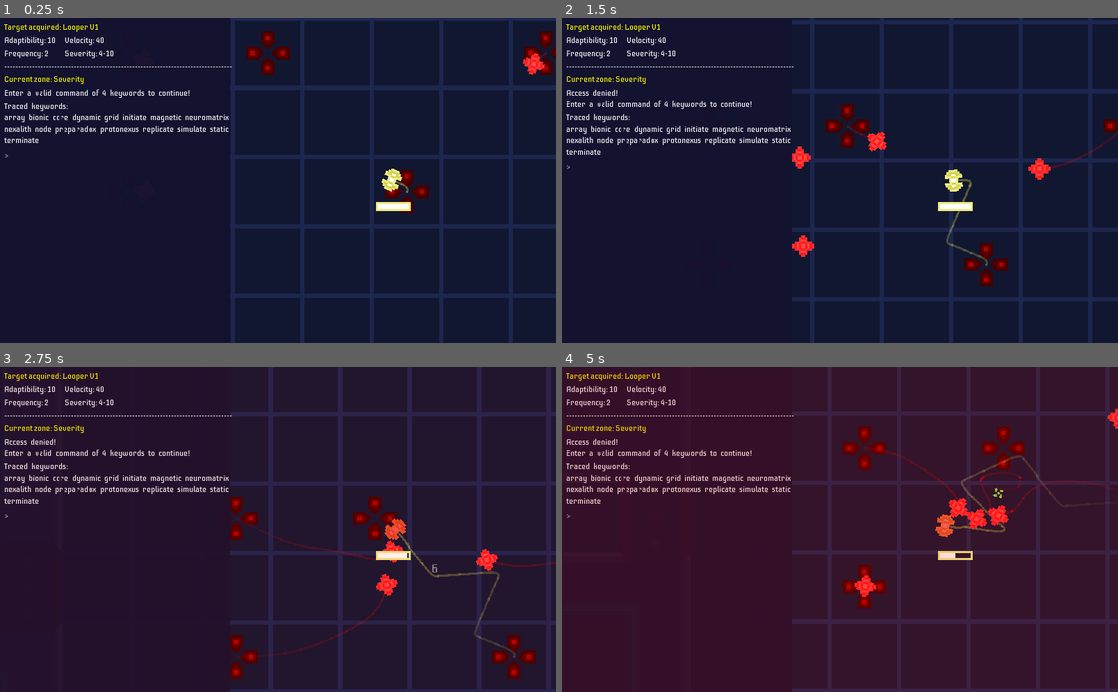
Above: before the commit, frames 1-4 (two rows, left to right).
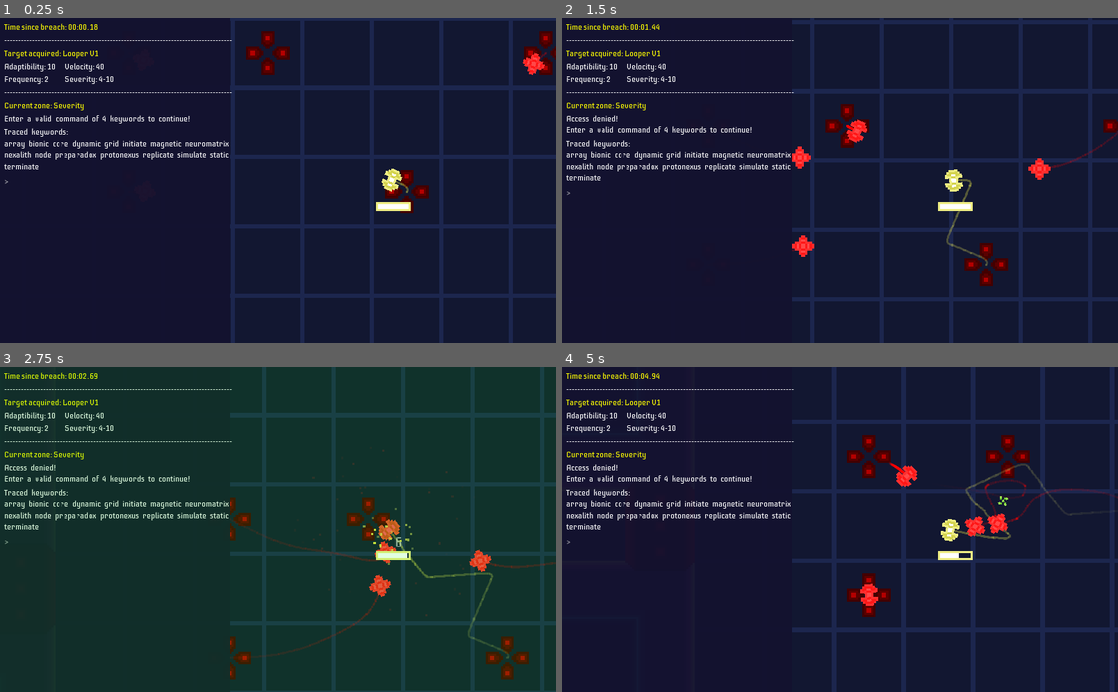
Above: after the commit, the same moments.

Repository: kosinaz/loop-breakerz
Game: Godot game, scene res://map.tscn
The game is run twice, just before and just after one commit, with the same random seed, the same clock (stepped at 60 frames per second) and the same inputs.
Inputs (mouse positions are in pixels of both pictures, inside the frame that each line leads up to):
- Up to frame 1 (0.25 s): no input
- Up to frame 2 (1.5 s): tap Enter at 0.5 s; move the mouse to (962, 164) at 0.52 s; tap 0 at 0.6, 1.35 s; move the mouse to (728, 196) at 1.27 s
- Up to frame 3 (2.75 s): move the mouse to (333, 458) at 2.02 s; tap 0 at 2.1 s
- Up to frame 4 (5 s): move the mouse to (812, 594) at 2.77 s; tap 0 at 2.85, 3.6, 4.35 s; move the mouse to (1006, 578) at 3.52 s; move the mouse to (673, 480) at 4.27 s

The runs differ from the first frame. In frame 1, 3.0% of the frame differs, in the area x 0-42%, y 1-52%; in frame 2, 3.5%; in frame 3, 100%, in the area x 0-100%, y 0-100%; in frame 4, 99%.

Commit message:
add back skipper

Diff:
--- a/Loop Breakerz/breaker-panel.gd
+++ b/Loop Breakerz/breaker-panel.gd
@@ -41,6 +41,8 @@
 var upgrade = ""
 var severity_min = 4
 var severity_max = 10
+var time = 0
+onready var time_label = $"%Time"
 onready var level_label = $"%Level"
 onready var adaptibility_label = $"%Adaptibility"
 onready var velocity_label = $"%Velocity"
@@ -152,6 +154,7 @@
 				response_label.text = responses[state].replace("UPGRADE", upgrade)
 				generate()
 				get_parent().player.revive()
+				time = 0
 				return
 		state = STATES.RESET
 		command_label.text = ""
@@ -244,3 +247,13 @@
 	command_label.text = ""
 	response_label.text = responses[state]
 	generate()
+
+
+func _on_timer_timeout():
+	if get_parent().player.died:
+		return
+	time += 0.09
+	var minutes = int(time / 60)
+	var secs = int(time) % 60
+	var milliseconds = int((time - int(time)) * 100)  # Extract milliseconds
+	time_label.text = "Time since breach: %02d:%02d.%02d" % [minutes, secs, milliseconds]
--- a/Loop Breakerz/breaker-panel.tscn
+++ b/Loop Breakerz/breaker-panel.tscn
@@ -32,18 +32,38 @@
 margin_right = 416.0
 margin_bottom = 557.0
 
-[node name="Level" type="Label" parent="Panel/VBoxContainer"]
+[node name="Time" type="Label" parent="Panel/VBoxContainer"]
 unique_name_in_owner = true
 margin_right = 410.0
 margin_bottom = 20.0
 custom_colors/font_color = Color( 1, 1, 0, 1 )
 custom_fonts/font = SubResource( 4 )
+text = "Time since breach:"
+
+[node name="Timer" type="Timer" parent="Panel/VBoxContainer"]
+wait_time = 0.09
+autostart = true
+
+[node name="HR" type="Label" parent="Panel/VBoxContainer"]
+margin_top = 24.0
+margin_right = 410.0
+margin_bottom = 44.0
+custom_fonts/font = SubResource( 4 )
+text = "----------------------------------------------------------------------------------"
+
+[node name="Level" type="Label" parent="Panel/VBoxContainer"]
+unique_name_in_owner = true
+margin_top = 48.0
+margin_right = 410.0
+margin_bottom = 68.0
+custom_colors/font_color = Color( 1, 1, 0, 1 )
+custom_fonts/font = SubResource( 4 )
 text = "Target acquired: Looper V1"
 
 [node name="GridContainer" type="GridContainer" parent="Panel/VBoxContainer"]
-margin_top = 24.0
+margin_top = 72.0
 margin_right = 410.0
-margin_bottom = 68.0
+margin_bottom = 116.0
 custom_constants/hseparation = 16
 columns = 2
 
@@ -79,50 +99,50 @@
 custom_fonts/font = SubResource( 4 )
 text = "Severity: 4-14"
 
-[node name="HR" type="Label" parent="Panel/VBoxContainer"]
-margin_top = 72.0
+[node name="HR2" type="Label" parent="Panel/VBoxContainer"]
+margin_top = 120.0
 margin_right = 410.0
-margin_bottom = 92.0
+margin_bottom = 140.0
 custom_fonts/font = SubResource( 4 )
 text = "----------------------------------------------------------------------------------"
 
 [node name="Zone" type="Label" parent="Panel/VBoxContainer"]
 unique_name_in_owner = true
-margin_top = 96.0
+margin_top = 144.0
 margin_right = 410.0
-margin_bottom = 116.0
+margin_bottom = 164.0
 custom_colors/font_color = Color( 1, 1, 0, 1 )
 custom_fonts/font = SubResource( 4 )
 text = "Current zone: ZONE"
 
 [node name="Response" type="RichTextLabel" parent="Panel/VBoxContainer"]
 unique_name_in_owner = true
-margin_top = 120.0
+margin_top = 168.0
 margin_right = 410.0
-margin_bottom = 141.0
+margin_bottom = 189.0
 custom_fonts/normal_font = SubResource( 1 )
 bbcode_enabled = true
 fit_content_height = true
 
 [node name="Keywords" type="RichTextLabel" parent="Panel/VBoxContainer"]
 unique_name_in_owner = true
-margin_top = 145.0
+margin_top = 193.0
 margin_right = 410.0
-margin_bottom = 166.0
+margin_bottom = 214.0
 custom_fonts/normal_font = SubResource( 1 )
 bbcode_enabled = true
 fit_content_height = true
 
 [node name="Guesses" type="VBoxContainer" parent="Panel/VBoxContainer"]
 unique_name_in_owner = true
-margin_top = 170.0
+margin_top = 218.0
 margin_right = 410.0
-margin_bottom = 170.0
+margin_bottom = 218.0
 
 [node name="HBoxContainer" type="HBoxContainer" parent="Panel/VBoxContainer"]
-margin_top = 174.0
+margin_top = 222.0
 margin_right = 410.0
-margin_bottom = 195.0
+margin_bottom = 243.0
 
 [node name="Cursor" type="Label" parent="Panel/VBoxContainer/HBoxContainer"]
 margin_top = 3.0
@@ -146,3 +166,5 @@
 anchor_right = 1.0
 anchor_bottom = 1.0
 color = Color( 1, 1, 1, 0 )
+
+[connection signal="timeout" from="Panel/VBoxContainer/Timer" to="." method="_on_timer_timeout"]
--- a/Loop Breakerz/map.gd
+++ b/Loop Breakerz/map.gd
@@ -6,6 +6,7 @@
 var door_scene = preload("res://door.tscn")
 var incrementer_scene = preload("res://incrementer.tscn")
 var iterator_scene = preload("res://iterator.tscn")
+var skipper_scene = preload("res://skipper.tscn")
 var upgrade_scene = preload("res://upgrade.tscn")
 var rng = RandomNumberGenerator.new()
 var zones = {}
@@ -16,6 +17,12 @@
 var zone = null
 var current_room = null
 var upgrades = ["Adaptability", "Velocity", "Severity", "Frequency"]
+var enemies_over_time = [
+	{"limit": 15, "incrementer": 1},
+	{"limit": 20, "incrementer": 2, "iterator": 1},
+	{"limit": 25, "incrementer": 5, "iterator": 10, "skipper": 1},
+	{"limit": 1, "skipper": 1},
+]
 onready var tilemap = $TileMap
 onready var tilemap2 = $TileMap2
 onready var player = $Looper
@@ -202,10 +209,9 @@
 func _on_timer_timeout():
 	if player.died:
 		return
-	if randi() % 6:
-		add_enemy(incrementer_scene)
-	else:
-		add_enemy(iterator_scene)
+	var minute = int(panel.time / 60)
+	var enemies = enemies_over_time[minute]
+	add_enemy(skipper_scene)
 
 func add_enemy(scene):
 	if not zones.has(current_zone_position):
--- a/Loop Breakerz/skipper.gd
+++ b/Loop Breakerz/skipper.gd
@@ -1,78 +1,49 @@
 extends KinematicBody2D
 
 # Declare variables
-var speed = 20
-var shoot_cooldown = 1.0 # Time between shots
-var velocity = Vector2()
-var target_player = null  # The player to chase
-export(PackedScene) var projectile_scene
+var speed = 10
+var projectile_scene = preload("res://projectile_skipper.tscn")
+onready var target_player = $"../Looper"
+export var health = 1
+var explosion_scene = preload("res://explosion_big.tscn")
+var token_scene = preload("res://token.tscn")
 
-onready var timer = $Timer  # Assuming the Timer node is a child of the enemy node
+func _process(delta):
+	# Make the enemy chase the player
+	if not target_player:
+		return
 
-# Movement direction (up, down, left, right)
-var move_direction = Vector2()
+	if target_player.died:
+		return
 
-# Maximum distance before changing direction
-var direction_change_distance = 8
+	# Move the enemy
+# warning-ignore:return_value_discarded
+	move_and_collide(position.direction_to(target_player.position) * speed * delta)
 
-# Last position the enemy was at
-var last_position = Vector2()
+	# Rotate the enemy to face the player
+	var direction = global_position.direction_to(target_player.global_position)
 
-# Timer to change direction
-var direction_change_timer = 0.0
+	rotation = lerp_angle(rotation, atan2(direction.y, direction.x), 0.1)
 
-# Setup enemy's timer
-func _ready():
-	# Find the player node, assuming it's in the scene tree
-	target_player = get_node("/root/Map/Looper")
-	timer.start(shoot_cooldown)
-
-func _process(_delta):
-	# Make the enemy chase the player
-	if target_player:
-		# Calculate the direction vector to the player
-		var direction_to_player = (target_player.global_position - global_position).normalized()
-
-		# Determine the closest cardinal direction (up, down, left, right)
-		# Get the absolute X and Y distances to the player
-		var x_distance = abs(direction_to_player.x)
-		var y_distance = abs(direction_to_player.y)
-
-		# Determine the cardinal direction based on which axis has the greater distance
-		if x_distance > y_distance:
-			# Move left or right
-			if direction_to_player.x > 0:
-				move_direction = Vector2(1, 0)  # Move right
-			else:
-				move_direction = Vector2(-1, 0)  # Move left
-		else:
-			# Move up or down
-			if direction_to_player.y > 0:
-				move_direction = Vector2(0, 1)  # Move down
-			else:
-				move_direction = Vector2(0, -1)  # Move up
-
-		# Move the enemy
-		velocity = move_direction * speed
-		# warning-ignore:return_value_discarded
-		move_and_slide(velocity)
-
-		# Rotate the enemy to face the player
-		rotation = direction_to_player.angle()
-
-	# Check if the enemy has moved at least 8 pixels from its last position
-	if global_position.distance_to(last_position) >= direction_change_distance:
-		# Update the last position
-		last_position = global_position  # Update last position
 
 func _on_timer_timeout():
-	# Shoot at the player (implement projectile spawn or action here)
-	shoot_at_player()
-
-func shoot_at_player():
 	var projectile = projectile_scene.instance()
 	projectile.global_position = global_position
 	projectile.rotation = rotation
-	var direction_to_player = (target_player.global_position - global_position).normalized()
-	projectile.set_direction(direction_to_player)
+	projectile.damage = [1, 3]
+	projectile.set_direction(position.direction_to(target_player.position))
 	get_parent().add_child(projectile)
+
+func take_damage(amount):
+	health -= amount
+	if health <= 0:
+		die()
+
+func die():
+	var explosion = explosion_scene.instance()
+	explosion.global_position = global_position
+	get_parent().add_child(explosion)
+	var token = token_scene.instance()
+	token.global_position = global_position
+	get_parent().add_child(token)
+	queue_free()
--- a/Loop Breakerz/skipper.tscn
+++ b/Loop Breakerz/skipper.tscn
@@ -1,8 +1,7 @@
-[gd_scene load_steps=6 format=2]
+[gd_scene load_steps=5 format=2]
 
 [ext_resource path="res://assets/skipper.png" type="Texture" id=1]
 [ext_resource path="res://skipper.gd" type="Script" id=2]
-[ext_resource path="res://projectile_skipper.tscn" type="PackedScene" id=3]
 
 [sub_resource type="CircleShape2D" id=1]
 radius = 5.0
@@ -14,7 +13,7 @@
 collision_layer = 4
 collision_mask = 2
 script = ExtResource( 2 )
-projectile_scene = ExtResource( 3 )
+health = 5
 
 [node name="CollisionShape2D" type="CollisionShape2D" parent="."]
 shape = SubResource( 1 )
@@ -31,6 +30,7 @@
 texture = ExtResource( 1 )
 
 [node name="Timer" type="Timer" parent="."]
-wait_time = 0.25
+wait_time = 3.0
+autostart = true
 
 [connection signal="timeout" from="Timer" to="." method="_on_timer_timeout"]
Not shown, changed: build/index.html
Not shown, changed: build/index.pck
Not shown, changed: build/index.zip
